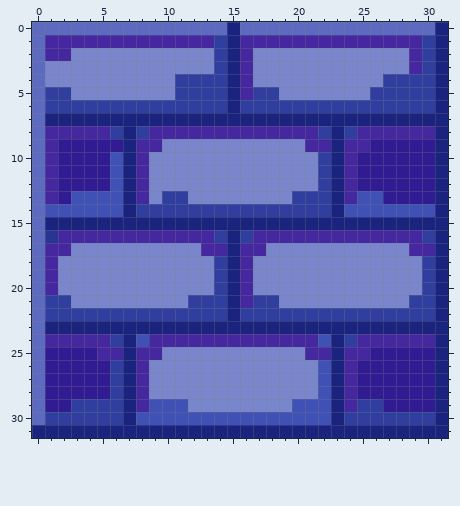
Pixel-art sprite, stored at Assets/Sprites/background-small.png. Above: the version before the commit.
The file is 32x32 pixels.
Once edited:
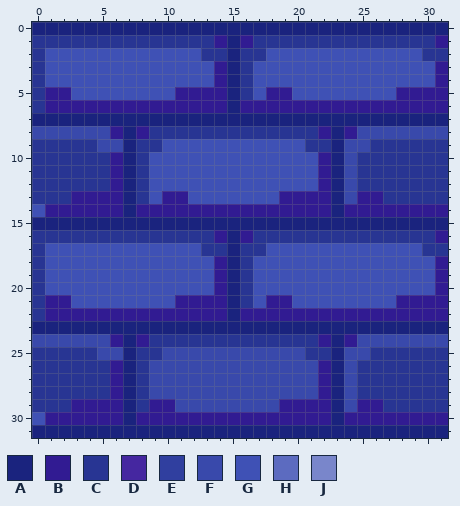
Palette (. is transparent): A #1a237e  B #311b92  C #283593  D #4527a0  E #303f9f  F #3949ab  G #3f51b5  H #5c6bc0  J #7986cb
Edits made:
@@ x 0..31 @@
- 0 HHHHHHHHHHHHHHHAHHHHHHHHHHHHHHHA
- 1 HDDDDDDDDDDDDDEADDDDDDDDDDDDDDEA
- 2 HDDJJJJJJJJJJJEADJJJJJJJJJJJJDEA
- 3 HJJJJJJJJJJJJJEADJJJJJJJJJJJJDEA
- 4 HJJJJJJJJJJEEEEADJJJJJJJJJJEEEEA
- 5 HEEJJJJJJJJEEEEADEEJJJJJJJEEEEEA
- 6 HEEEEEEEEEEEEEEAEEEEEEEEEEEEEEEA
- 7 HAAAAAAAAAAAAAAAAAAAAAAAAAAAAAAA
- 8 HDDDDDEAEDDDDDDDDDDDDDEAEDDDDDDA
- 9 HDBBBBBADDJJJJJJJJJJJDDADDBBBBBA
-10 HDBBBBGADJJJJJJJJJJJJJEADBBBBBBA
-11 HDBBBBGADJJJJJJJJJJJJJEADBBBBBBA
-12 HDBBBBGADJJJJJJJJJJJJJEADBBBBBBA
-13 HDBGGGGADJEEJJJJJJJJEEEADGGBBBBA
-14 HGGGGGGAEEEEEEEEEEEEEEEAGGGGGGGA
-15 HAAAAAAAAAAAAAAAAAAAAAAAAAAAAAAA
-16 HCDDDDDDDDDDDDEAEDDDDDDDDDDDDDEA
-17 HDDJJJJJJJJJJDDADDJJJJJJJJJJJDDA
-18 HDJJJJJJJJJJJJEADJJJJJJJJJJJJJEA
-19 HDJJJJJJJJJJJJEADJJJJJJJJJJJJJEA
-20 HDJJJJJJJJJJJJEADJJJJJJJJJJJJJEA
-21 HEEJJJJJJJJJEEEADEEJJJJJJJJJJEEA
-22 HEEEEEEEEEEEEEEAEEEEEEEEEEEEEEEA
-23 HAAAAAAAAAAAAAAAAAAAAAAAAAAAAAAA
-24 HDDDDDEAGDDDDDDDDDDDDDGAEDDDDDDA
-25 HBBBBDDADDJJJJJJJJJJJDDADDBBBBBA
-26 HBBBBBEADJJJJJJJJJJJJJGADBBBBBBA
-27 HBBBBBEADJJJJJJJJJJJJJGADBBBBBBA
-28 HBBBBBEADJJJJJJJJJJJJJGADBBBBBBA
-29 HBBEEEEADGGGJJJJJJJJGGGADEEBBBBA
-30 HEEEEEEAGGGGGGGGGGGGGGGAEEEEEEEA
+ 0 AAAAAAAAAAAAAAAAAAAAAAAAAAAAAAAA
+ 1 CCCCCCCCCCCCCCBABCCCCCCCCCCCCCCB
+ 2 CGGGGGGGGGGGGCCACCGGGGGGGGGGGGCC
+ 3 CGGGGGGGGGGGGGBACGGGGGGGGGGGGGGB
+ 4 CGGGGGGGGGGGGGBACGGGGGGGGGGGGGGB
+ 5 CBBGGGGGGGGBBBBACGBBGGGGGGGGBBBB
+ 6 CBBBBBBBBBBBBBBABBBBBBBBBBBBBBBB
+ 7 AAAAAAAAAAAAAAAAAAAAAAAAAAAAAAAA
+ 8 FFFFFFBABCCCCCCCCCCCCCBABFFFFFFF
+ 9 CCCCCFFACCGGGGGGGGGGGCCAFFCCCCCC
+10 CCCCCCBACGGGGGGGGGGGGGBAFCCCCCCC
+11 CCCCCCBACGGGGGGGGGGGGGBAFCCCCCCC
+12 CCCCCCBACGGGGGGGGGGGGGBAFCCCCCCC
+13 CCCBBBBACGBBGGGGGGGBBBBAFBBCCCCC
+14 GBBBBBBABBBBBBBBBBBBBBBABBBBBBBB
+15 AAAAAAAAAAAAAAAAAAAAAAAAAAAAAAAA
+16 CCCCCCCCCCCCCCBABCCCCCCCCCCCCCCB
+17 CGGGGGGGGGGGGCCACCGGGGGGGGGGGGCC
+18 CGGGGGGGGGGGGGBACGGGGGGGGGGGGGGB
+19 CGGGGGGGGGGGGGBACGGGGGGGGGGGGGGB
+20 CGGGGGGGGGGGGGBACGGGGGGGGGGGGGGB
+21 CBBGGGGGGGGBBBBACGBBGGGGGGGGBBBB
+22 CBBBBBBBBBBBBBBABBBBBBBBBBBBBBBB
+23 AAAAAAAAAAAAAAAAAAAAAAAAAAAAAAAA
+24 FFFFFFBABCCCCCCCCCCCCCBABFFFFFFF
+25 CCCCCFFACCFFFFFFFFFFFCCAFFCCCCCC
+26 CCCCCCBACFFFFFFFFFFFFFBAFCCCCCCC
+27 CCCCCCBACFFFFFFFFFFFFFBAFCCCCCCC
+28 CCCCCCBACFFFFFFFFFFFFFBAFCCCCCCC
+29 CCCBBBBACBBFFFFFFFFBBBBAFBBCCCCC
+30 GBBBBBBABBBBBBBBBBBBBBBABBBBBBBB
 31 AAAAAAAAAAAAAAAAAAAAAAAAAAAAAAAA
Pixel boxes of the changes (left, top, right, bottom) in both pictures:
changed: (32, 22, 448, 425)
